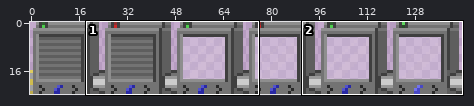
Sprite sheet: objects/wired/pipe/extractor/liquidextractor.png. Above: a wide view before the commit, with the close-up outlined.
Close-up. The starting point:
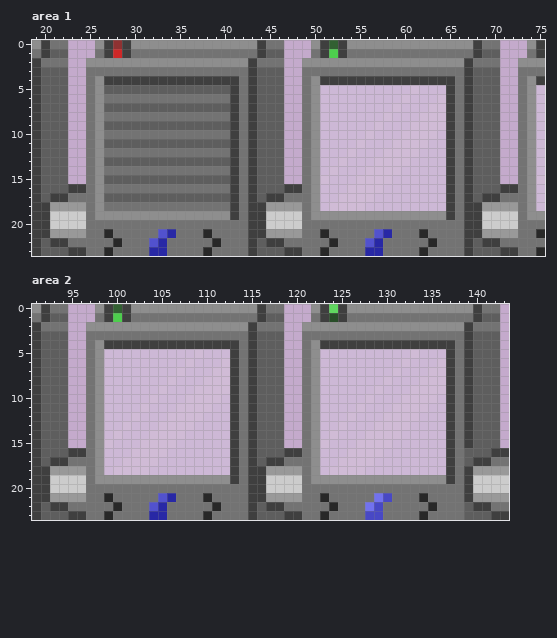
The file is 144x24 pixels. Colours within 5 levels of each other are drawn and written as one. Shown: area 1: x 19..75, y 0..23; area 2: x 91..143, y 0..23.
After the commit:
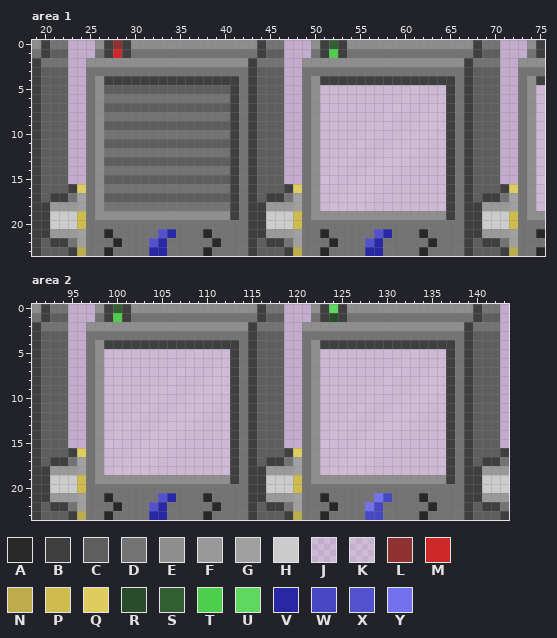
Palette (. is transparent): A #282828  B #3f3f3f  C #5e5e5e  D #737373  E #8e8e8e  F #999999  G #a0a0a0  H #cccccc  J #f2f2ff33  K #ffffff33  L #8f3232  M #ce2828  N #bdac4d  P #cfbc4f  Q #dfcc5f  R #284d28  S #326032  T #4dce4d  U #60d860  V #2828a5  W #4848c5  X #5252ce  Y #7272ee
Change:
--- area 1
@@ x 19..75 @@
 15 BCCC..DECCCCCCCCCCCCCCBDBCCC..DEKJJJKKKKJJJJJJBDBCCC..DEK
-16 BCCCBBDEDDDDDDDDDDDDDDBDBCCCBBDEJJJKKKKJJJJJJJBDBCCCBBDEJ
-17 BCBBDDDECCCCCCCCCCCCCCBDBCBBDDDEJJKKKKJJJJJJJJBDBCBBDDDEJ
-18 BBFFFFDEDDDDDDDDDDDDDDBDBBFFFFDEJKKKKJJJJJJJJJBDBBFFFFDEJ
-19 BBHHHHDEEEEEEEEEEEEEEEBDBBHHHHDEEEEEEEEEEEEEEEBDBBHHHHDEE
-20 BBHHHHDDDDDDDDDDDDDDDDDDBBHHHHDDDDDDDDDDDDDDDDDDBBHHHHDDD
-21 BBFFFFDDADDDDDXVDDDADDDDBBFFFFDDADDDDDXVDDDADDDDBBFFFFDDA
-22 BCBBDDDDDADDDXVDDDDDADDDBCBBDDDDDADDDXVDDDDDADDDBCBBDDDDD
-23 BCCCBBDDADDDDVVDDDDADDDDBCCCBBDDADDDDVVDDDDADDDDBCCCBBDDA
+16 BCCCBQDEDDDDDDDDDDDDDDBDBCCCBQDEJJJKKKKJJJJJJJBDBCCCBQDEJ
+17 BCBBDGDECCCCCCCCCCCCCCBDBCBBDGDEJJKKKKJJJJJJJJBDBCBBDGDEJ
+18 BBFFFGDEDDDDDDDDDDDDDDBDBBFFFGDEJKKKKJJJJJJJJJBDBBFFFGDEJ
+19 BBHHHPDEEEEEEEEEEEEEEEBDBBHHHPDEEEEEEEEEEEEEEEBDBBHHHPDEE
+20 BBHHHPDDDDDDDDDDDDDDDDDDBBHHHPDDDDDDDDDDDDDDDDDDBBHHHPDDD
+21 BBFFFGDDADDDDDXVDDDADDDDBBFFFGDDADDDDDXVDDDADDDDBBFFFGDDA
+22 BCBBDGDDDADDDXVDDDDDADDDBCBBDGDDDADDDXVDDDDDADDDBCBBDGDDD
+23 BCCCBNDDADDDDVVDDDDADDDDBCCCBNDDADDDDVVDDDDADDDDBCCCBNDDA
--- area 2
@@ x 91..143 @@
 15 BCCC..DEKJJJKKKKJJJJJJBDBCCC..DEKJJJKKKKJJJJJJBDBCCC.
-16 BCCCBBDEJJJKKKKJJJJJJJBDBCCCBBDEJJJKKKKJJJJJJJBDCCCBB
-17 BCBBDDDEJJKKKKJJJJJJJJBDBCBBDDDEJJKKKKJJJJJJJJBDCBBDD
-18 BBFFFFDEJKKKKJJJJJJJJJBDBBFFFFDEJKKKKJJJJJJJJJBDBFFFF
-19 BBHHHHDEEEEEEEEEEEEEEEBDBBHHHHDEEEEEEEEEEEEEEEBDBHHHH
-20 BBHHHHDDDDDDDDDDDDDDDDDDBBHHHHDDDDDDDDDDDDDDDDDDBHHHH
-21 BBFFFFDDADDDDDXVDDDADDDDBBFFFFDDADDDDDYWDDDADDDDBFFFF
-22 BCBBDDDDDADDDXVDDDDDADDDBCBBDDDDDADDDYWDDDDDADDDCBBDD
-23 BCCCBBDDADDDDVVDDDDADDDDBCCCBBDDADDDDWWDDDDADDDDCCCBB
+16 BCCCBQDEJJJKKKKJJJJJJJBDBCCCBQDEJJJKKKKJJJJJJJBDBCCCB
+17 BCBBDGDEJJKKKKJJJJJJJJBDBCBBDGDEJJKKKKJJJJJJJJBDBCBBD
+18 BBFFFGDEJKKKKJJJJJJJJJBDBBFFFGDEJKKKKJJJJJJJJJBDBBFFF
+19 BBHHHPDEEEEEEEEEEEEEEEBDBBHHHPDEEEEEEEEEEEEEEEBDBBHHH
+20 BBHHHPDDDDDDDDDDDDDDDDDDBBHHHPDDDDDDDDDDDDDDDDDDBBHHH
+21 BBFFFGDDADDDDDXVDDDADDDDBBFFFGDDADDDDDYWDDDADDDDBBFFF
+22 BCBBDGDDDADDDXVDDDDDADDDBCBBDGDDDADDDYWDDDDDADDDBCBBD
+23 BCCCBNDDADDDDVVDDDDADDDDBCCCBNDDADDDDWWDDDDADDDDBCCCB
